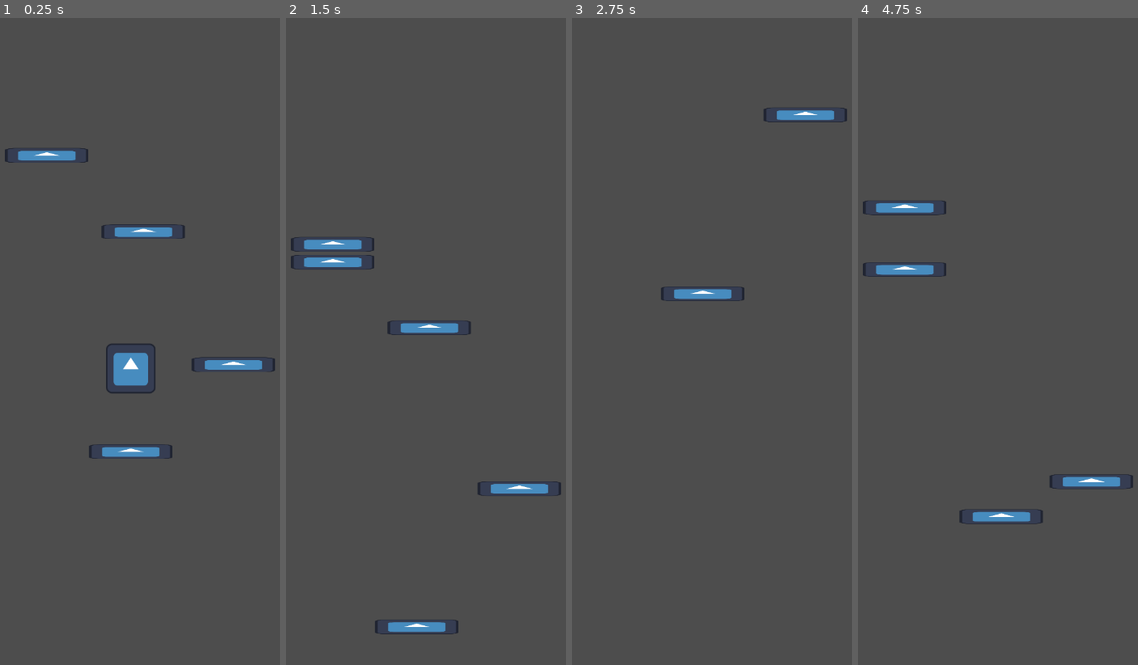
Above: before the commit, frames 1-4 (left to right).
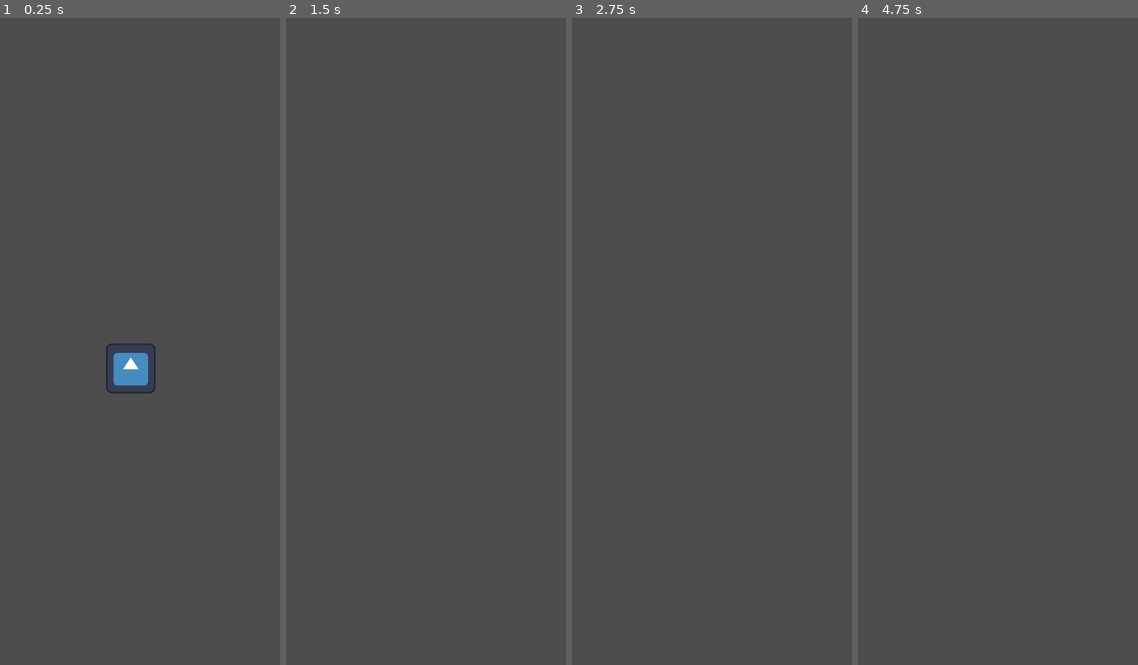
Above: after the commit, the same moments.

Repository: Kaporos/DreamWorld
Game: Godot game, scene res://main.tscn
The game is run twice, just before and just after one commit, with the same random seed, the same clock (stepped at 60 frames per second) and the same inputs. The engine's default icon, where the game draws it, is replaced by a stand-in: a white triangle on a blue panel in a dark square.
Inputs:
- Up to frame 1 (0.25 s): no input
- Up to frame 2 (1.5 s): hold Right (ui_right) from 0.53 s (still down)
- Up to frame 3 (2.75 s): release Right (ui_right) at 2.03 s; hold Left (ui_left) from 2.03 s (still down)
- Up to frame 4 (4.75 s): release Left (ui_left) at 2.78 s; hold Right (ui_right) 2.78-4.28 s; hold Left (ui_left) from 4.28 s (still down)

The runs differ from the first frame. In frame 1, 1.6% of the frame differs, in the area x 1-99%, y 20-69%; in frame 2, 2.1%, in the area x 1-99%, y 33-96%; in frame 3, 0.9%; in frame 4, 1.7%.

Commit message:
fixing platforms

Diff:
--- a/Platform.gd
+++ b/Platform.gd
@@ -1,16 +1,11 @@
 extends StaticBody2D
 
 var appeared = false;
-var player;
+var marker;
 var rng = RandomNumberGenerator.new()
 func _ready():
-	player = get_tree().get_nodes_in_group("player")[0]
-func _on_visible_on_screen_notifier_2d_screen_entered():
-	appeared = true;
-
-
-func _on_visible_on_screen_notifier_2d_screen_exited():
-	if appeared:
-		position.y += (player.position.y - position.y - rng.randf_range(0, 100.0) )
-
-		print(position.y)
+	var player = get_tree().get_nodes_in_group("player")[0]
+	marker = player.get_node("Marker")
+func _process(_delta):
+	if global_position.y > marker.global_position.y:
+		queue_free()
--- a/Platform.tscn
+++ b/Platform.tscn
@@ -6,18 +6,16 @@
 [sub_resource type="RectangleShape2D" id="RectangleShape2D_h5lhk"]
 size = Vector2(167, 28)
 
-[node name="StaticBody2D" type="StaticBody2D"]
+[node name="StaticBody2D" type="StaticBody2D" groups=["platform"]]
+collision_layer = 2
+collision_mask = 0
 script = ExtResource("1_crwjx")
 
 [node name="Sprite2D" type="Sprite2D" parent="."]
+position = Vector2(83.4998, 16.5)
 scale = Vector2(1.28906, 0.226563)
 texture = ExtResource("1_pumna")
 
 [node name="CollisionShape2D" type="CollisionShape2D" parent="."]
-position = Vector2(0.5, 0)
+position = Vector2(83.9998, 16.5)
 shape = SubResource("RectangleShape2D_h5lhk")
-
-[node name="VisibleOnScreenNotifier2D" type="VisibleOnScreenNotifier2D" parent="."]
-
-[connection signal="screen_entered" from="VisibleOnScreenNotifier2D" to="." method="_on_visible_on_screen_notifier_2d_screen_entered"]
-[connection signal="screen_exited" from="VisibleOnScreenNotifier2D" to="." method="_on_visible_on_screen_notifier_2d_screen_exited"]
--- a/Player.gd
+++ b/Player.gd
@@ -34,7 +34,7 @@
 
 
 func _on_area_2d_body_entered(body):
-	if velocity.x > 0:
+	if velocity.y < 0:
 		inPLatform = true
 
 
--- a/Player.tscn
+++ b/Player.tscn
@@ -38,5 +38,8 @@
 scale = Vector2(1, 1)
 shape = SubResource("RectangleShape2D_kqbr0")
 
+[node name="Marker" type="Marker2D" parent="."]
+position = Vector2(-401.299, 825.974)
+
 [connection signal="body_entered" from="Area2D" to="." method="_on_area_2d_body_entered"]
 [connection signal="body_exited" from="Area2D" to="." method="_on_area_2d_body_exited"]
--- a/main.tscn
+++ b/main.tscn
@@ -1,23 +1,14 @@
-[gd_scene load_steps=3 format=3 uid="uid://cwvrsflnw0nj"]
+[gd_scene load_steps=4 format=3 uid="uid://cwvrsflnw0nj"]
 
 [ext_resource type="PackedScene" uid="uid://bnvd3jnk4f85n" path="res://Player.tscn" id="1_cqfq3"]
 [ext_resource type="PackedScene" uid="uid://coxhwpmda5eeo" path="res://Platform.tscn" id="2_ifom1"]
+[ext_resource type="Script" path="res://World.gd" id="3_jhd7a"]
 
 [node name="Game" type="Node2D"]
 
 [node name="Player" parent="." instance=ExtResource("1_cqfq3")]
 
-[node name="StaticBody2D" parent="." instance=ExtResource("2_ifom1")]
-position = Vector2(305, 1214)
-
-[node name="StaticBody2D2" parent="." instance=ExtResource("2_ifom1")]
-position = Vector2(508, 1042)
-
-[node name="StaticBody2D3" parent="." instance=ExtResource("2_ifom1")]
-position = Vector2(330, 779)
-
-[node name="StaticBody2D4" parent="." instance=ExtResource("2_ifom1")]
-position = Vector2(139, 628)
-
-[node name="StaticBody2D5" parent="." instance=ExtResource("2_ifom1")]
-position = Vector2(139, 628)
+[node name="World" type="Node2D" parent="."]
+position = Vector2(1, 0)
+script = ExtResource("3_jhd7a")
+p_scene = ExtResource("2_ifom1")
